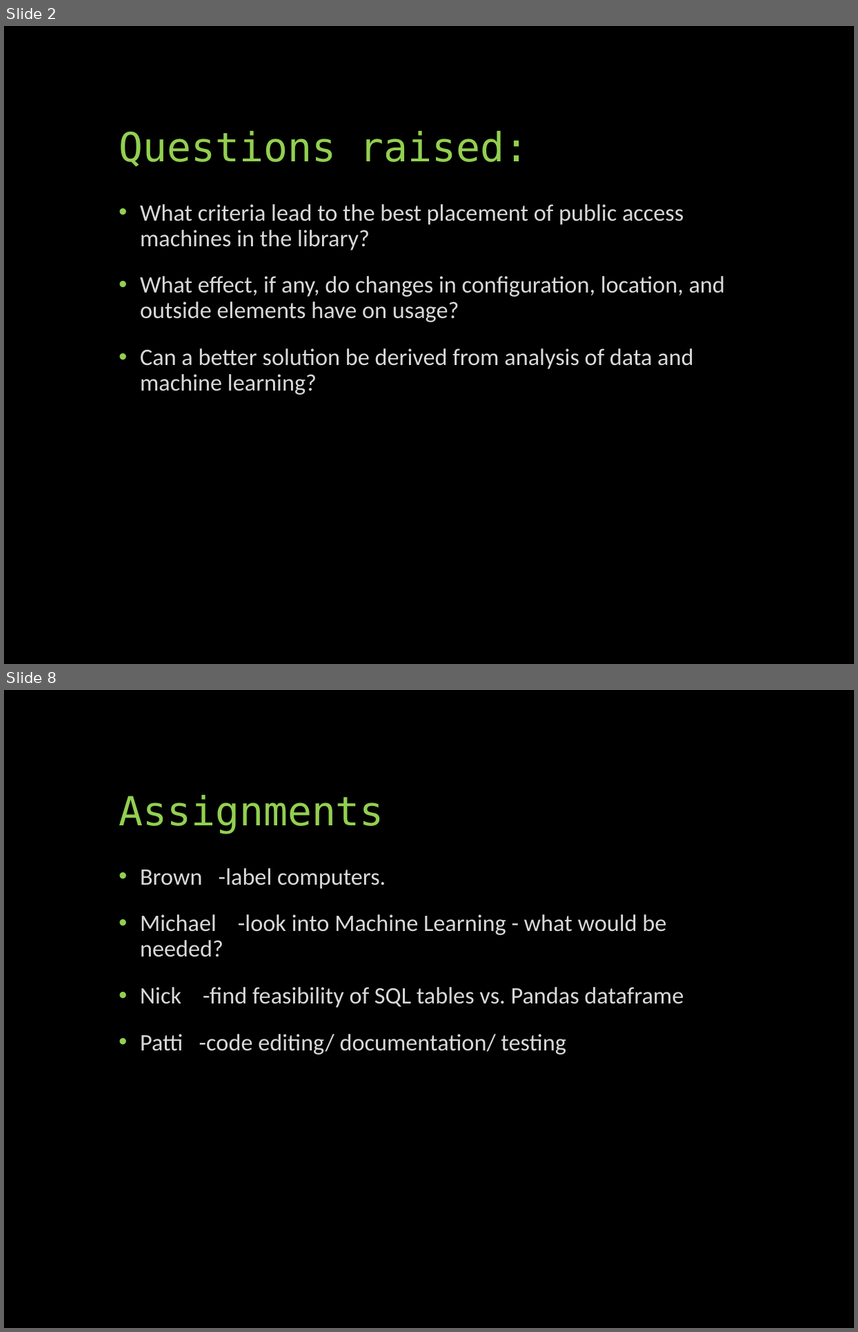
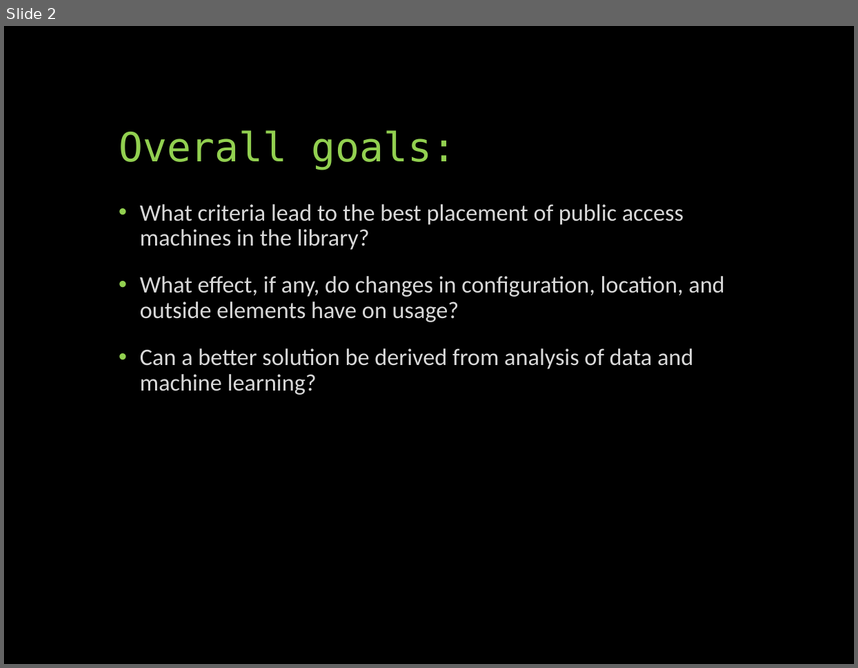
Before and after one commit to UNCG-CSE/Library-Computer-Usage-Analysis, a slide deck: docs/Computers in the Libraries.pptx. Shown one above the other, each under a label of ours: slides 2 and 8 before the commit, slide 2 after it; the slides between them are not shown. The pictures are 858x1332 and 858x668 pixels, drawn with LibreOffice and Linux fonts; fonts in the diff are those of the drawing. Boxes give left, top, right and bottom in pixels: in the first picture for what was removed or moved away, otherwise in the second. Text is boxed around its words. In the diff, an @@ line names an element or a change of style, - is before the commit and + after.

```diff
--- a/docs/Computers in the Libraries.pptx
+++ b/docs/Computers in the Libraries.pptx
@@ slide 8 removed at (4,690,854,1328), background #000000 @@
@@ title removed at (119,795,384,834) @@
-Assignments
@@ text removed at (140,868,684,1054) @@
-• Brown -label computers.
-• Michael -look into Machine Learning - what would be needed?
-• Nick -find feasibility of SQL tables vs. Pandas dataframe
-• Patti -code editing/ documentation/ testing
@@ slide 2 changed as well @@
@@ text at (119,130,457,170): text changed @@
-Questions raised:
+Overall goals:
```
Also in this commit, not shown: 1 other slide changed, 9 slides added, 6 other slides removed, 1 other file.
